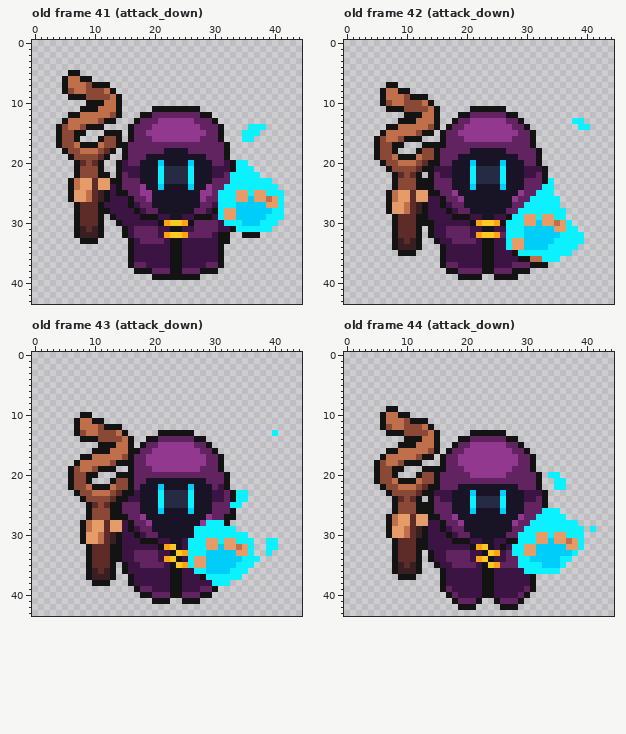
Edited in one commit: pixel-art file (assets/images/character/player/mage_project.aseprite). The picture above was drawn from the file before the commit.
45x44 pixels, 124 frames. Shown: old frame 41 (attack_down), old frame 42 (attack_down), old frame 43 (attack_down), old frame 44 (attack_down). The commit also changed other frames, which this record leaves out.
The result:
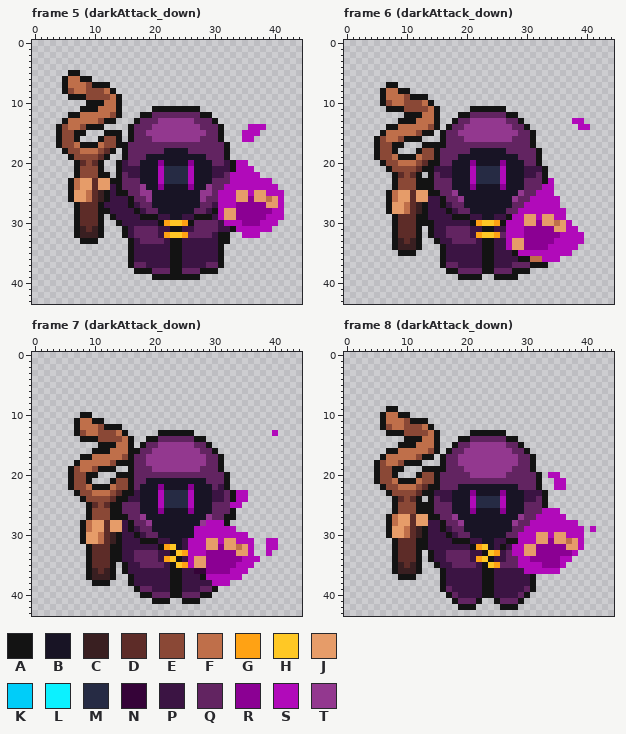
Palette (. is transparent): A #131313  B #181425  C #391f21  D #5d2c28  E #8a4836  F #bf6f4a  G #ffa214  H #ffc825  J #e69c69  K #00cdf9  L #0cf1ff  M #262b44  N #350338  P #3b1443  Q #622461  R #8b0093  S #b10aba  T #93388f
A new or re-ordered frame is compared with the old frame closest to it.
Changes in this commit:
frames 124 -> 172
--- frame 5 (darkAttack_down) is new; against old frame 41 (attack_down)
@@ x 33..40 @@
 13 ........
-14 ...LLL..
-15 ..LLL...
-16 ..LL....
+14 ...SSS..
+15 ..SSS...
+16 ..SS....
 17 ........
@@ x 19..43 @@
 19 BBBBBBBBBBQQQA...........
-20 BBKBBBBKBBBQQPALL........
-21 BBLMMMMLBBBPPPALLL.......
-22 BBLMMMMLBBBPPQLLLLL......
-23 BBLMMMMLBBBQQQLLLLLLL....
-24 BBKBBBBKBBTQQLLLLLLLLL...
-25 TBBBBBBBBTTQLLLJJLJJLLL..
-26 TBBBBBBBBTQQLLLJJKJJFJL..
-27 QBBBBBBBBQQPLLLKKKKKJJL..
-28 QQBBBBBBQQPALJJKKKKKKLL..
-29 AAPPBBPPAAAPLJJKKKKKLLL..
-30 PPAGHHGAQQQQPLLLKKKLLL...
-31 QQPPAAPPQQQQPPALLLLLL....
-32 QQPGHHGQQQQPAA..AAA......
+20 BBRBBBBRBBBQQPASS........
+21 BBSMMMMSBBBPPPASSS.......
+22 BBSMMMMSBBBPPQSSSSS......
+23 BBSMMMMSBBBQQQSSSSSSS....
+24 BBRBBBBRBBTQQSSSSSSSSS...
+25 TBBBBBBBBTTQSSSJJSJJSSS..
+26 TBBBBBBBBTQQSSSJJRJJFJS..
+27 QBBBBBBBBQQPSSSRRRRRJJS..
+28 QQBBBBBBQQPASJJRRRRRRSS..
+29 AAPPBBPPAAAPSJJRRRRRSSS..
+30 PPAGHHGAQQQQPSSSRRRSSS...
+31 QQPPAAPPQQQQPPASSSSSS....
+32 QQPGHHGQQQQPAA..SSS......
 33 QQQPAAPPPPPPAA...........
--- frame 6 (darkAttack_down) is new; against old frame 42 (attack_down)
@@ x 36..42 @@
 12 .......
-13 ..LL...
-14 ...LL..
+13 ..SS...
+14 ...SS..
 15 .......
@@ x 19..41 @@
 19 BBBBBBBBBBQQQA.........
-20 BBKBBBBKBBBQQA.........
-21 BBLMMMMLBBBPPPA........
-22 BBLMMMMLBBBPPQA........
-23 BBLMMMMLBBBQQQAL.......
-24 BBKBBBBKBBBQQQLL.......
-25 BBBBBBBBBBTQQLLL.......
-26 TBBBBBBBBTQQLLLLL......
-27 QBBBBBBBBQQLLLLLL......
-28 QQBBBBBBQQLLLLLLLL.....
-29 AAPPBBPPALLJJLJJLL.....
-30 PPAGHHGALLLJJKJJFJL....
-31 QQPPAAPPLLLKKKKKJJLL...
-32 QQPGHHGQLLLKKKKKKLLLL..
-33 QQQPAAPPLJJKKKKKLLLLL..
-34 PPPPAAPPLJJKKKKLLLLL...
-35 PPPPAAPPPALLLLLLLLL....
-36 PPPPAAPPPPAAFFLLL......
+20 BBRBBBBRBBBQQA.........
+21 BBSMMMMSBBBPPPA........
+22 BBSMMMMSBBBPPQA........
+23 BBSMMMMSBBBQQQAS.......
+24 BBRBBBBRBBBQQQSS.......
+25 BBBBBBBBBBTQQSSS.......
+26 TBBBBBBBBTQQSSSSS......
+27 QBBBBBBBBQQSSSSSS......
+28 QQBBBBBBQQSSSSSSSS.....
+29 AAPPBBPPASSJJSJJSS.....
+30 PPAGHHGASSSJJRJJFJS....
+31 QQPPAAPPSSSRRRRRJJSS...
+32 QQPGHHGQSSSRRRRRRSSSS..
+33 QQQPAAPPSJJRRRRRSSSSS..
+34 PPPPAAPPSJJRRRRSSSSS...
+35 PPPPAAPPPASSSSSSSSS....
+36 PPPPAAPPPPAAFFSSS......
 37 PPPPAAPPPQQQAAA........
--- frame 7 (darkAttack_down) is new; against old frame 43 (attack_down)
@@ x 38..42 @@
 12 .....
-13 ..L..
+13 ..S..
 14 .....
@@ x 19..42 @@
 21 BBBBBBBBBBQQQA..........
-22 BBKBBBBKBBBQPA..........
-23 BBLMMMMLBBBPPQALL.......
-24 BBLMMMMLBBBPPQALL.......
-25 BBLMMMMLBBBQQQLL........
-26 BBKBBBBKBBBQQQA.........
+22 BBRBBBBRBBBQPA..........
+23 BBSMMMMSBBBPPQASS.......
+24 BBSMMMMSBBBPPQASS.......
+25 BBSMMMMSBBBQQQSS........
+26 BBRBBBBRBBBQQQA.........
 27 BBBBBBBBBBTQQAA.........
-28 TBBBBBBBBTLLLA..........
-29 QBBBBBBBLLLLLLL.........
-30 QQBBBBBBLLLLLLLLL.......
-31 AAPPBBPLLLJJLJJLLL..LL..
-32 PPAGHBPLLLJJKJJFJL..LL..
-33 QQPPAHGLLLKKKKKJJL..L...
-34 QQPGHAPLJJKKKKKKLLL.....
-35 QQQPAHGLJJKKKKKLLL......
-36 PPPPAAPPLLKKKKLLL.......
-37 PPPPAAPPPALLLLLL........
-38 PPPPAAPPPPPLLL..........
+28 TBBBBBBBBTSSSA..........
+29 QBBBBBBBSSSSSSS.........
+30 QQBBBBBBSSSSSSSSS.......
+31 AAPPBBPSSSJJSJJSSS..SS..
+32 PPAGHBPSSSJJRJJFJS..SS..
+33 QQPPAHGSSSRRRRRJJS..S...
+34 QQPGHAPSJJRRRRRRSSS.....
+35 QQQPAHGSJJRRRRRSSS......
+36 PPPPAAPPNNRRRRSSS.......
+37 PPPPAAPPPASSSSSS........
+38 PPPPAAPPPPPSSS..........
 39 QPPPAAPPPQQA............
--- frame 8 (darkAttack_down) is new; against old frame 44 (attack_down)
@@ x 19..43 @@
 19 QTTTTTTTTQQQA............
-20 QQTTTTTTQQQQQA.LL........
-21 QQQQQQQQQQQQQA..LL.......
-22 BBBBBBBBBBQQQA..LL.......
-23 BBKBBBBKBBBPPPA..........
-24 BBLMMMMLBBBPPQA..........
-25 BBLMMMMLBBBQQQA..........
-26 BBKBBBBKBBBQQQLLL........
-27 BBBBBBBBBBTQQLLLLL.......
-28 TBBBBBBBBTQQLLLLLLLL.....
-29 QBBBBBBBBQQLLLLLLLLLL.L..
-30 QQBBBBBBQQLLLJJLJJLLL....
-31 AAPPBBPPAALLLJJKJJFJL....
-32 PPAGHBPAPLLJJKKKKKJJL....
-33 QQPPAHGPQLLJJKKKKKKL.....
-34 QQPGHAPPQQLLKKKKKLL......
-35 QQQPAHGQQQLLLLKKKL.......
-36 PPPPAAPPPPPLLLLLL........
+20 QQTTTTTTQQQQQA.SS........
+21 QQQQQQQQQQQQQA..SS.......
+22 BBBBBBBBBBQQQA..SS.......
+23 BBRBBBBRBBBPPPA..........
+24 BBSMMMMSBBBPPQA..........
+25 BBSMMMMSBBBQQQA..........
+26 BBRBBBBRBBBQQQSSS........
+27 BBBBBBBBBBTQQSSSSS.......
+28 TBBBBBBBBTQQSSSSSSSS.....
+29 QBBBBBBBBQQSSSSSSSSSS.S..
+30 QQBBBBBBQQSSSJJSJJSSS....
+31 AAPPBBPPAASSSJJRJJFJS....
+32 PPAGHBPAPSSJJRRRRRJJS....
+33 QQPPAHGPQSSJJRRRRRRS.....
+34 QQPGHAPPQQSSRRRRRSS......
+35 QQQPAHGQQQSSSSRRRS.......
+36 PPPPAAPPPPPSSSSSS........
 37 PPPPAAPPPPPPA............
